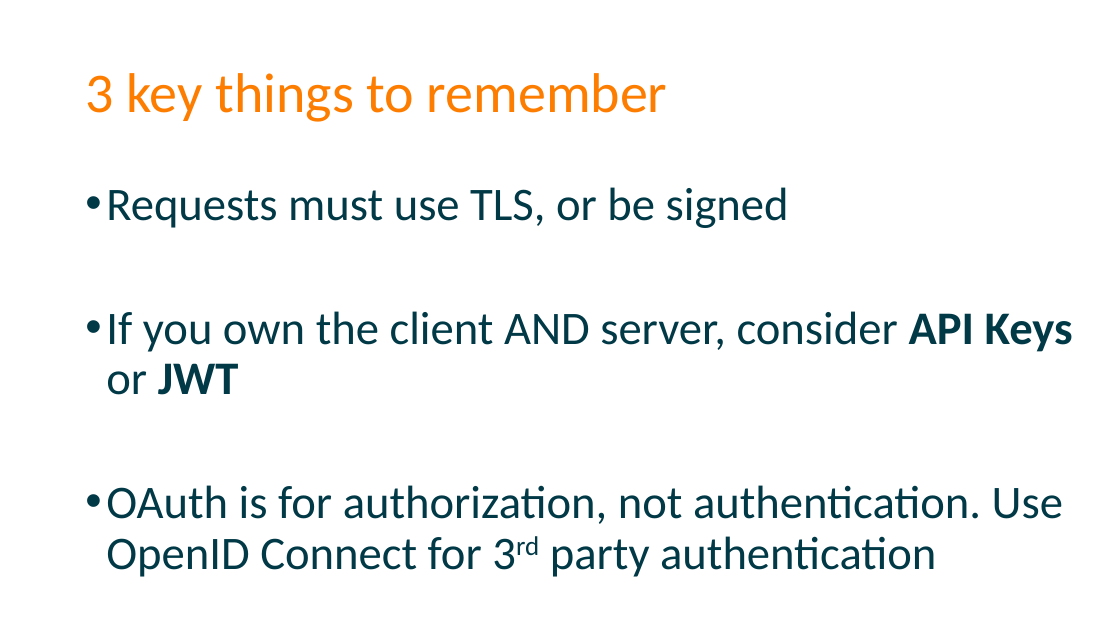
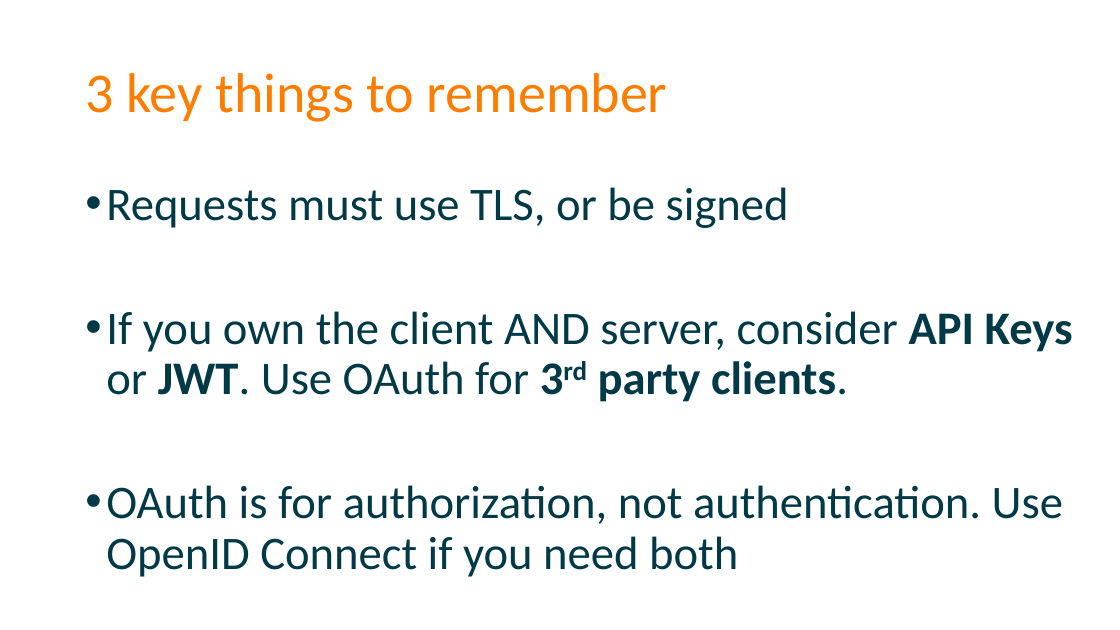
Before and after one commit to spetryjohnson/Securing-Your-API-Endpoints, a slide deck: slide 67 of Securing Your API Endpoints.pptx (slide 68 before the commit). Drawn at 1120x630 pixels with LibreOffice and Linux fonts; fonts in the diff are those of the drawing. Boxes give left, top, right and bottom in pixels: in the first picture for what was removed or moved away, otherwise in the second. Text is boxed around its words. In the diff, an @@ line names an element or a change of style, - is before the commit and + after.

```diff
--- a/Securing Your API Endpoints.pptx
+++ b/Securing Your API Endpoints.pptx
@@ text at (106,311,1073,577): text changed @@
-• If you own the client AND server, consider API Keys or JWT
-• OAuth is for authorization, not authentication. Use OpenID Connect for 3rd party authentication
+• If you own the client AND server, consider API Keys or JWT. Use OAuth for 3rd party clients.
+• OAuth is for authorization, not authentication. Use OpenID Connect if you need both
```
Also in this commit, not shown: 9 other slides changed, 1 slide removed, 1 other file.
